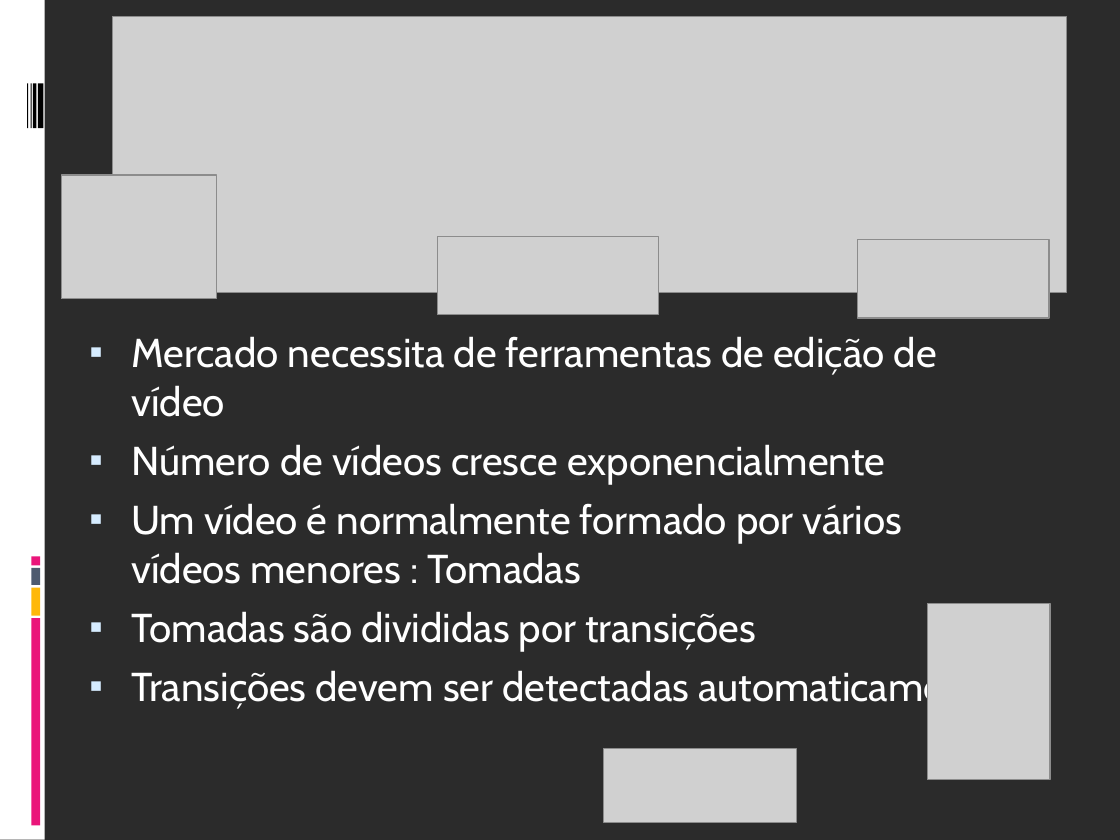
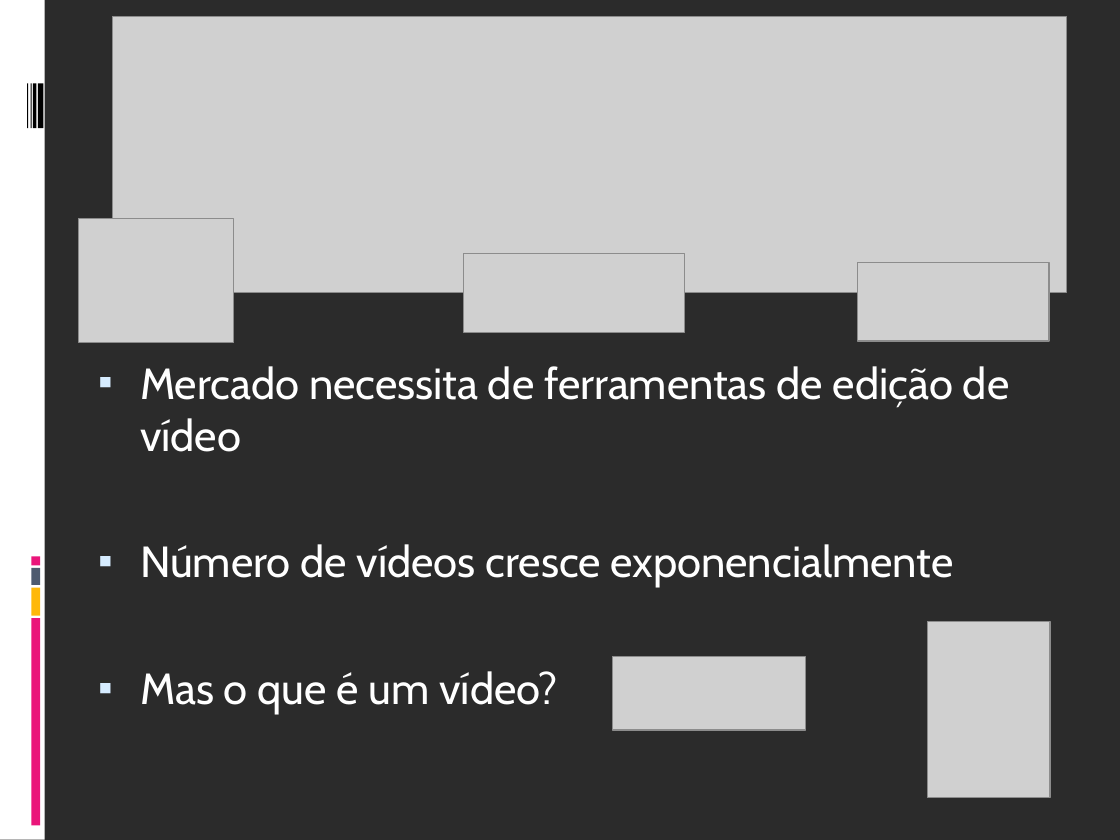
Before and after one commit to fabriciols/m-fit, a slide deck: slide 2 of DOCS/Apresentação/Apresentação_Final.ppt. Drawn at 1120x840 pixels with LibreOffice and Linux fonts; fonts in the diff are those of the drawing; grey boxes stand for pictures; background and template pictures are left out; a plain dark background stands for a picture behind light text. Boxes give left, top, right and bottom in pixels: in the first picture for what was removed or moved away, otherwise in the second. Text is boxed around its words. In the diff, an @@ line names an element or a change of style, - is before the commit and + after.

Commit message:
Apresentação Final...
incluí uma explicação sobre oq é vídeo..

Ivan... olha e estuda pq vc é quem vai falar... e ve se não fala merda

```diff
--- a/DOCS/Apresentação/Apresentação_Final.ppt
+++ b/DOCS/Apresentação/Apresentação_Final.ppt
@@ picture: place and size @@
-picture at [62, 175, 217, 299]
+picture at [78, 218, 234, 343]
@@ picture: place and size @@
-picture at [438, 236, 659, 315]
+picture at [464, 254, 684, 333]
@@ picture: place and size @@
-picture at [858, 240, 1049, 318]
+picture at [858, 262, 1049, 340]
@@ text "Mercado necessita de ferramentas de ...": place and size @@
-text "Mercado necessita de ferramentas de ..." at [131, 336, 1000, 711]
+text "Mercado necessita de ferramentas de ..." at [140, 366, 1009, 714]
@@ text at [140, 366, 1009, 588]: size 25.9 to 28 pt in "Mercado necessita de ferramentas de edição de ...", "Número de vídeos cresce exponencialmente" @@
@@ picture: place and size @@
-picture at [927, 604, 1049, 780]
+picture at [927, 622, 1049, 797]
@@ picture: place and size @@
-picture at [604, 748, 796, 822]
+picture at [613, 656, 805, 730]
@@ text at [140, 671, 558, 714]: text changed; size 25.9 to 28 pt @@
-▪ Um vídeo é normalmente formado por vários vídeos menores : Tomadas
-▪ Tomadas são divididas por transições
-▪ Transições devem ser detectadas automaticamente
+▪ Mas o que é um vídeo?
```
Also in this commit, not shown: 2 other slides changed, 1 slide added.
